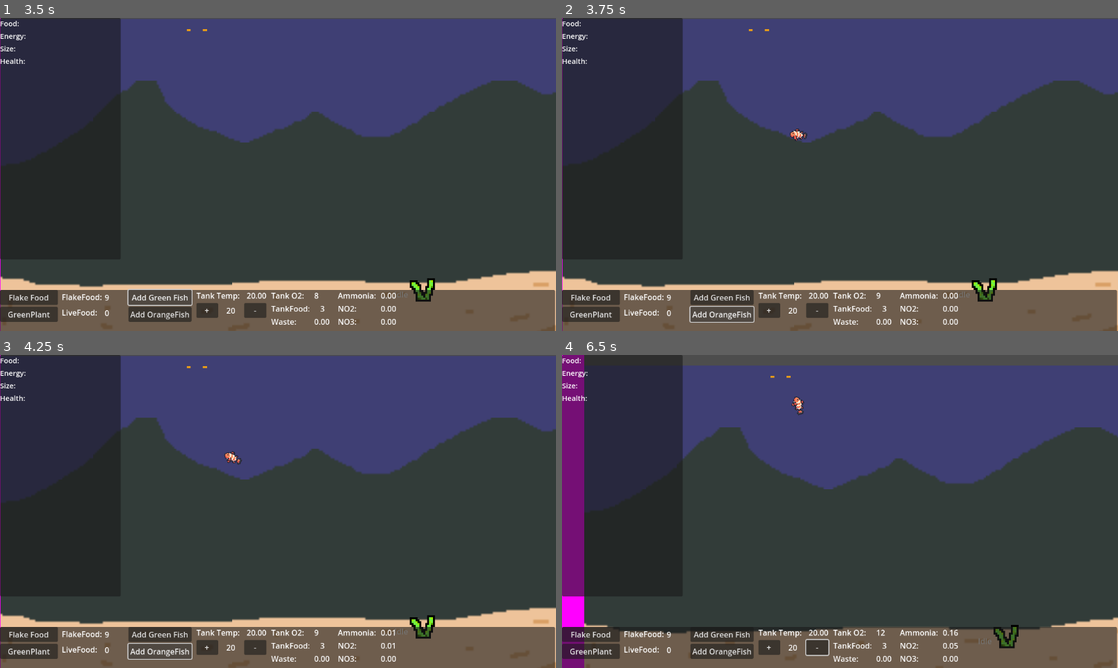
Above: before the commit, frames 1-4 (two rows, left to right).
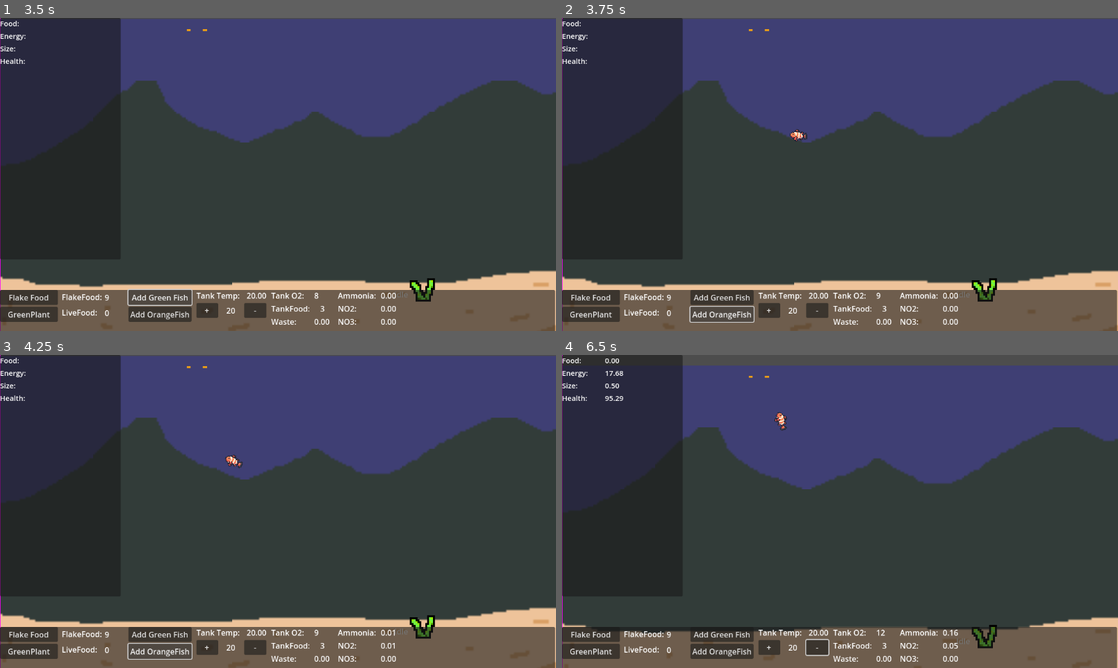
Above: after the commit, the same moments.

Repository: neilmillard/Fish-tank-sim
Game: Godot game, scene res://Scenes/main.tscn
Same seed, same stepped clock (60 frames per second), same inputs: the game is played once before the commit and once after it.
Inputs (mouse positions are in pixels of both pictures, inside the frame that each line leads up to):
- Up to frame 1 (3.5 s): click "New Game" at 0.5 s; click "Flake Food" at 1.25 s; click "GreenPlant" at 2 s; click "Add Green Fish" at 2.75 s
- Up to frame 2 (3.75 s): click "Add OrangeFish" at 3.5 s
- Up to frame 3 (4.25 s): no input
- Up to frame 4 (6.5 s): click "+" at 4.25 s; click "-" at 5 s; move the mouse to (784, 417) at 5.77 s; hold Up (ui_up) from 5.78 s (still down); click (784, 417) at 5.85 s

Frame 1 is identical in both runs. In frame 2, less than 0.1% of the frame differs, in the area x 41-45%, y 35-40%; in frame 3, 0.1%; in frame 4, 7.5%, in the area x 0-100%, y 0-100%.

Commit message:
Swimspeed effected by tank temp

Diff:
--- a/Scenes/game/fish/fish_body.gd
+++ b/Scenes/game/fish/fish_body.gd
@@ -345,7 +345,7 @@
 
 func find_food():
 	if food_is_near():
-		nearestFoodPosition = get_nearest_food().global_position
+		nearestFoodPosition = get_nearest_food(position).global_position
 		if nearestFoodPosition != Vector2.ZERO:
 			navagent.set_target_position(nearestFoodPosition)
 	else:
@@ -363,14 +363,21 @@
 			myStomach.receive_food(foodObject.eat())
 		nearestFoodPosition = Vector2.ZERO
 
-func get_nearest_food():
+func get_current_swimSpeed():
+	var modifier = GameManager.temperatureModifer(myCharacter.preferredTemp,
+												myCharacter.toleranceRange)
+	var speed = (myCharacter.swimSpeed / 2.0 +
+				myCharacter.swimSpeed * modifier / 2.0)
+	return speed
+
+func get_nearest_food(from: Vector2):
 	var resources = get_tree().get_nodes_in_group("food")
 	if resources.is_empty():
 		# No food found
 		return null
 	var food = resources[0]
 	for i in resources:
-		if i.position.distance_to(position) < food.position.distance_to(position):
+		if i.position.distance_to(from) < food.position.distance_to(from):
 			food = i
 	return food
 
@@ -378,7 +385,7 @@
 	return false
 
 func food_is_near():
-	var food = get_nearest_food()
+	var food = get_nearest_food(position)
 	if food:
 		if food.position.distance_to(position) < myCharacter.idleFoodDistanceThreshold:
 			return true
--- a/Scenes/game/fish/fish_feeding.gd
+++ b/Scenes/game/fish/fish_feeding.gd
@@ -2,7 +2,7 @@
 extends FishState
 
 func enter(_msg:={}):
-	myBody.currentSwimspeed = myBody.myCharacter.swimSpeed
+	myBody.currentSwimspeed = myBody.get_current_swimSpeed()
 
 func update(_delta: float) -> void:
 	if myBody.nearestFoodPosition == Vector2.ZERO:
--- a/Scenes/game/fish/fish_hunting.gd
+++ b/Scenes/game/fish/fish_hunting.gd
@@ -3,7 +3,7 @@
 
 
 func enter(_msg:={}):
-	myBody.currentSwimspeed = myBody.myCharacter.swimSpeed / 2.0
+	myBody.currentSwimspeed = myBody.get_current_swimSpeed() / 2.0
 	myBody.start_idle_timer(false)
 
 func exit():
@@ -25,7 +25,7 @@
 		return
 
 func on_idle_timer_timeout():
-	var someFood = myBody.get_nearest_food()
+	var someFood = myBody.get_nearest_food(myBody.global_position)
 	var direction = Vector2.ZERO
 	if someFood:
 		direction = myBody.global_position.direction_to(someFood.global_position)
--- a/Scenes/game/fish/fish_idle.gd
+++ b/Scenes/game/fish/fish_idle.gd
@@ -3,7 +3,7 @@
 
 func enter(_msg:={}):
 	myBody.start_idle_timer(true)
-	myBody.currentSwimspeed = myBody.myCharacter.swimSpeed / 4.0
+	myBody.currentSwimspeed = myBody.get_current_swimSpeed() / 4.0
 
 
 func exit():
--- a/Scenes/game/fish/fish_mating.gd
+++ b/Scenes/game/fish/fish_mating.gd
@@ -2,4 +2,4 @@
 extends FishState
 
 func enter(_msg:={}):
-	myBody.currentSwimspeed = myBody.myCharacter.swimSpeed / 2.0
+	myBody.currentSwimspeed = myBody.get_current_swimSpeed() / 2.0
